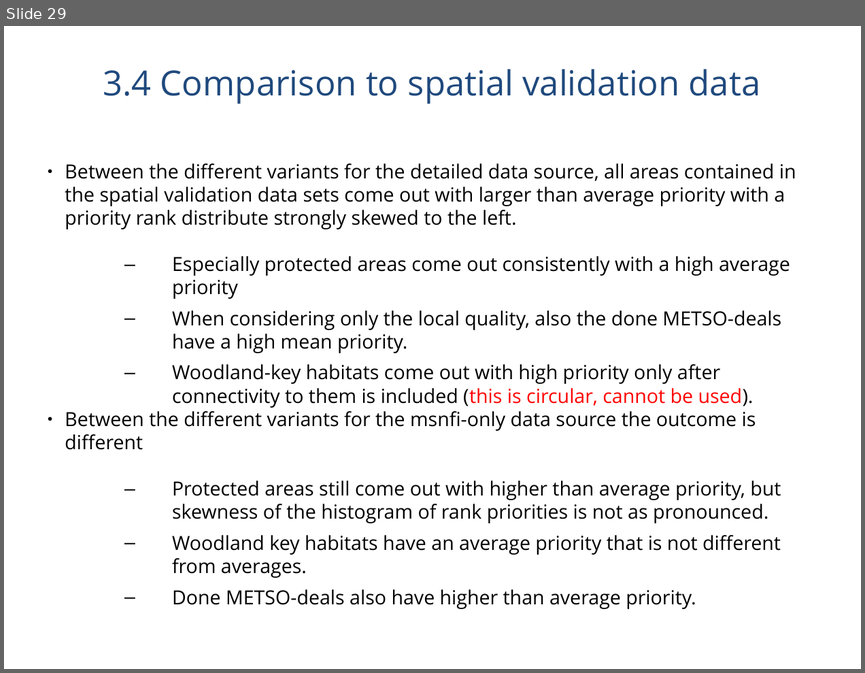
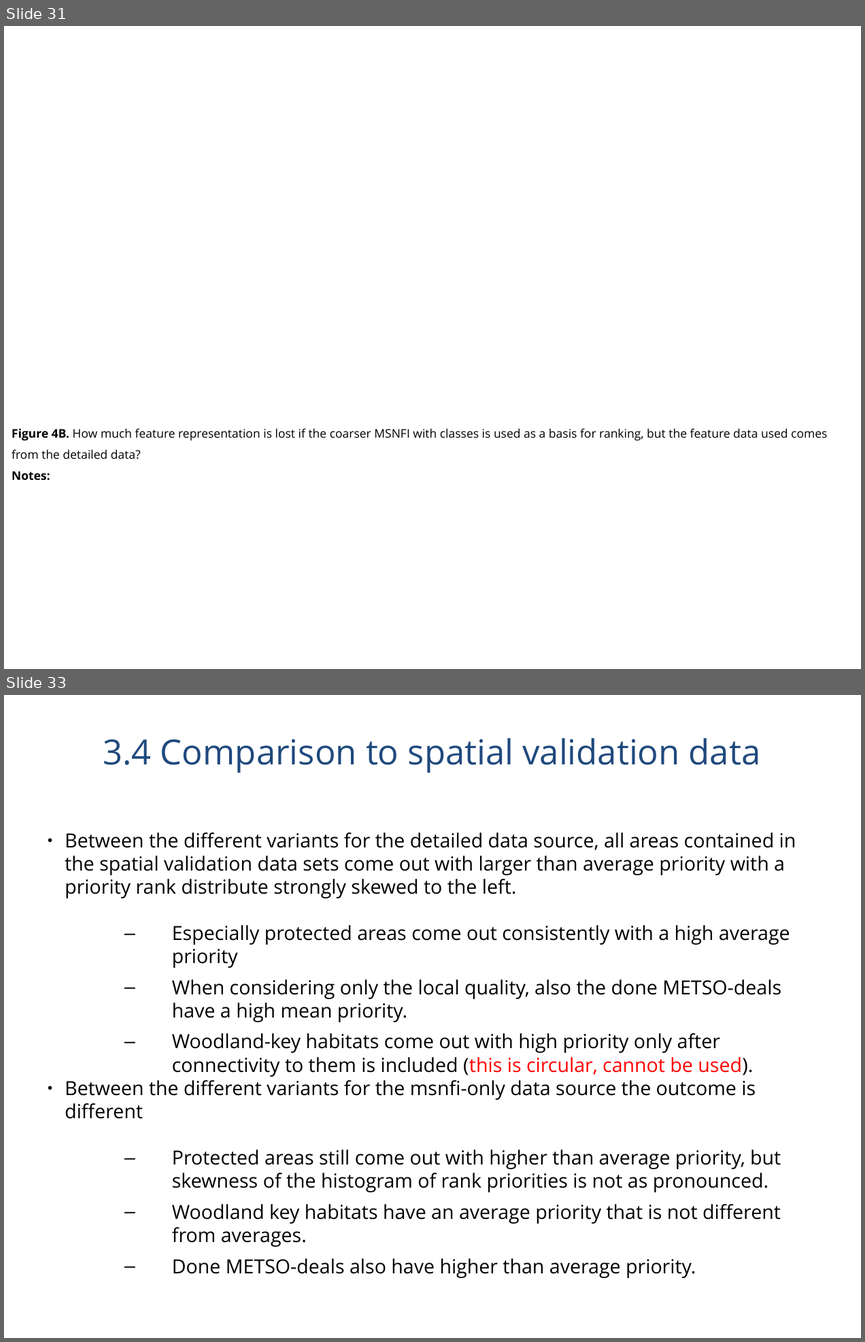
Before and after one commit to jlehtoma/validityms, a slide deck: reports/validity_ms_outline.ppt. Shown one above the other, each under a label of ours: slide 29 before the commit, slides 31 and 33 after it; the slides between them are not shown. The pictures are 865x673 and 865x1342 pixels, drawn with LibreOffice and Linux fonts; fonts in the diff are those of the drawing. Boxes give left, top, right and bottom in pixels: in the first picture for what was removed or moved away, otherwise in the second. Text is boxed around its words. In the diff, an @@ line names an element or a change of style, - is before the commit and + after.

```diff
--- a/reports/validity_ms_outline.ppt
+++ b/reports/validity_ms_outline.ppt
@@ slide 31 added at bbox=[4, 26, 861, 669], background #FFFFFF @@
@@ text added at bbox=[11, 428, 827, 480], 11 pt, text #000000 @@
+Figure 4B. How much feature representation is lost if the coarser MSNFI with classes is used as a basis for ranking, but the feature data used comes from the detailed data?
+Notes:
@@ what was slide 29 is now slide 33 @@
```
Also in this commit, not shown: 9 slides changed, 9 other slides added, 7 slides removed, 1 other file.
